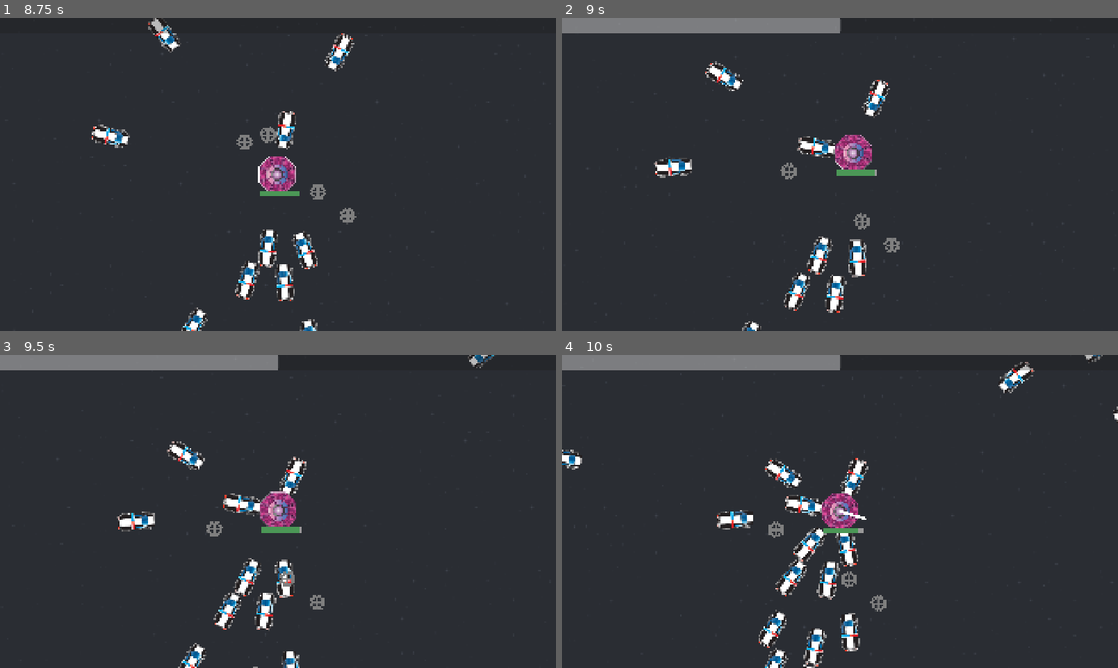
Above: before the commit, frames 1-4 (two rows, left to right).
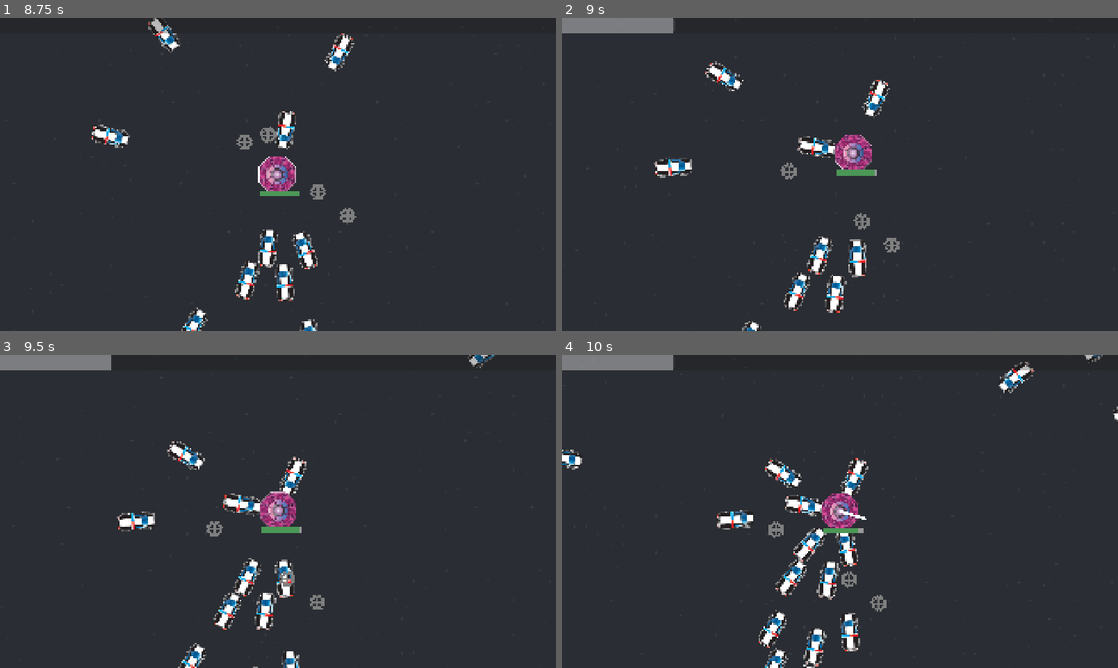
Above: after the commit, the same moments.

Repository: two-sticks-and-a-rock/space-arcade
Game: Godot game, scene res://scenes/main.tscn
Two runs of this game, one before a commit and one after it. Both use one fixed random seed, a clock stepped at 60 frames per second and the inputs below.
Inputs (mouse positions are in pixels of both pictures, inside the frame that each line leads up to):
- Up to frame 1 (8.75 s): move the mouse to (400, 158) at 0.52 s; press the mouse at (400, 158) at 0.53 s; move the mouse to (166, 190) at 1.27 s; release the mouse at (166, 190) at 1.28 s; click (166, 190) at 1.35 s; move the mouse to (333, 105) at 2.02 s; press the mouse at (333, 105) at 2.03 s; move the mouse to (250, 237) at 2.77 s; release the mouse at (250, 237) at 2.78 s; click (250, 237) at 2.85 s; move the mouse to (444, 221) at 3.52 s; press the mouse at (444, 221) at 3.53 s; move the mouse to (111, 127) at 4.27 s; release the mouse at (111, 127) at 4.28 s; click (111, 127) at 4.35 s; move the mouse to (305, 174) at 5.02 s; press the mouse at (305, 174) at 5.03 s; move the mouse to (194, 96) at 5.77 s; release the mouse at (194, 96) at 5.78 s; click (194, 96) at 5.85 s; move the mouse to (400, 158) at 6.52 s; press the mouse at (400, 158) at 6.53 s; move the mouse to (166, 190) at 7.27 s; release the mouse at (166, 190) at 7.28 s; click (166, 190) at 7.35 s; move the mouse to (333, 105) at 8.02 s; press the mouse at (333, 105) at 8.03 s
- Up to frame 2 (9 s): move the mouse to (812, 237) at 8.77 s; release the mouse at (812, 237) at 8.78 s; click (812, 237) at 8.85 s
- Up to frame 3 (9.5 s): no input
- Up to frame 4 (10 s): move the mouse to (1006, 558) at 9.52 s; press the mouse at (1006, 558) at 9.53 s

Frame 1 is identical in both runs. In frame 2, 1.5% of the frame differs, in the area x 20-51%, y 0-5%; in frame 3, 1.5%; in frame 4, 1.5%.

Commit message:
xp bar handle xp

Diff:
--- a/scenes/player/player.gd
+++ b/scenes/player/player.gd
@@ -6,22 +6,13 @@
 
 @onready var hp_bar : ProgressBar = $hp
 @onready var xp_bar : ProgressBar = $XpCanvas/XpBar
-@onready var level_up_debug : Label = $XpCanvas/XpBar/LevelUpDebug
 
 var max_hp: int = 500
 var curr_hp: int = max_hp
 
-var curr_xp: int = 0
-var xp_threshold : int = 100
-
 func _ready():
-	level_up_debug.visible = false
-
 	hp_bar.max_value = max_hp
 	hp_bar.value = max_hp
-
-	xp_bar.max_value = xp_threshold
-	xp_bar.value = 0
 
 	var orbiter_ring = orbiter_ring_scene.instantiate() as Node2D
 	add_child(orbiter_ring)
@@ -29,31 +20,15 @@
 func take_damage(dmg: int):
 	curr_hp -= dmg
 
+func gain_xp(xp: int):
+	xp_bar.gain_xp(xp)
+
 func handle_game_over():
 	get_tree().paused = true
 	emit_signal("game_over")
 
-func wait(seconds: float) -> void:
-	await get_tree().create_timer(seconds).timeout
-	level_up_debug.visible = false
-
-func handle_level_up():
-	curr_xp -= max(xp_threshold, 0)
-	xp_threshold = xp_threshold * 2
-	level_up_debug.visible = true
-	wait.call_deferred(4)
-
-func gain_xp(xp: int):
-	curr_xp += xp
-	if (curr_xp >= xp_threshold):
-		handle_level_up.call_deferred()
-
 func _physics_process(_delta):
 	hp_bar.value = curr_hp
-
-	xp_bar.max_value = xp_threshold
-	xp_bar.value = curr_xp
-
 	if (curr_hp <= 0):
 		handle_game_over()
 
--- a/scenes/player/player.tscn
+++ b/scenes/player/player.tscn
@@ -59,19 +59,3 @@
 [node name="XpBar" parent="XpCanvas" unique_id=804379581 instance=ExtResource("6_75vfm")]
 max_value = 1920.0
 value = 1920.0
-
-[node name="LevelUpDebug" type="Label" parent="XpCanvas/XpBar" unique_id=1502129365]
-visible = false
-layout_mode = 1
-anchors_preset = 3
-anchor_left = 1.0
-anchor_top = 1.0
-anchor_right = 1.0
-anchor_bottom = 1.0
-offset_left = -235.0
-offset_top = 959.0
-offset_bottom = 1028.0
-grow_horizontal = 0
-grow_vertical = 0
-theme_override_font_sizes/font_size = 50
-text = "Level Up!"
--- a/scenes/xp/XP.gd
+++ b/scenes/xp/XP.gd
@@ -1,6 +1,6 @@
 extends Node
 
-var GEAR_VALUE = 50
+var GEAR_VALUE = 1
 
 var xp_to_scene_file = {
 	GEAR_VALUE: {
--- a/scenes/xp/xp_bar.gd
+++ b/scenes/xp/xp_bar.gd
@@ -1,7 +1,48 @@
 extends ProgressBar
 
-# func _physics_process(delta):
-	# position = Vector2(Mover.get_movement().x * delta, Mover.get_movement().y * delta)
+var xp_threshold : int = 5
+
+@onready var viewport_width = get_viewport().size.x
+@onready var level_up_debug : Label = $LevelUpDebug
+
+var curr_xp : int = 0
+var step_mult : int = 0
+
+func _ready():
+	level_up_debug.visible = false
+
+	max_value = viewport_width
+	value = 0
+	step_mult = get_visible_step_mult()
+
 func _physics_process(delta):
 	position -= Mover.get_movement()*delta
 	position = lerp(position, Vector2.ZERO, 0.1)
+
+	value = curr_xp * step_mult
+	print(step_mult)
+
+func get_next_xp_threshold() -> int:
+	return xp_threshold * 2
+
+func handle_level_up():
+	curr_xp -= max(xp_threshold, 0)
+
+	xp_threshold = get_next_xp_threshold()
+	step_mult = get_visible_step_mult()
+
+	level_up_debug.visible = true
+	wait.call_deferred(4)
+
+func wait(seconds: float) -> void:
+	await get_tree().create_timer(seconds).timeout
+	level_up_debug.visible = false
+
+func gain_xp(xp: int):
+	curr_xp += xp
+	if (curr_xp >= xp_threshold):
+		handle_level_up.call_deferred()
+
+func get_visible_step_mult() -> int:
+	# TODO: this might have rounding issues if we're not careful about XP gain spec
+	return viewport_width / xp_threshold
--- a/scenes/xp/xp_bar.tscn
+++ b/scenes/xp/xp_bar.tscn
@@ -11,3 +11,19 @@
 value = 100.0
 show_percentage = false
 script = ExtResource("1_raep5")
+
+[node name="LevelUpDebug" type="Label" parent="." unique_id=280494753]
+visible = false
+layout_mode = 1
+anchors_preset = 3
+anchor_left = 1.0
+anchor_top = 1.0
+anchor_right = 1.0
+anchor_bottom = 1.0
+offset_left = -235.0
+offset_top = 959.0
+offset_bottom = 1028.0
+grow_horizontal = 0
+grow_vertical = 0
+theme_override_font_sizes/font_size = 50
+text = "Level Up!"
